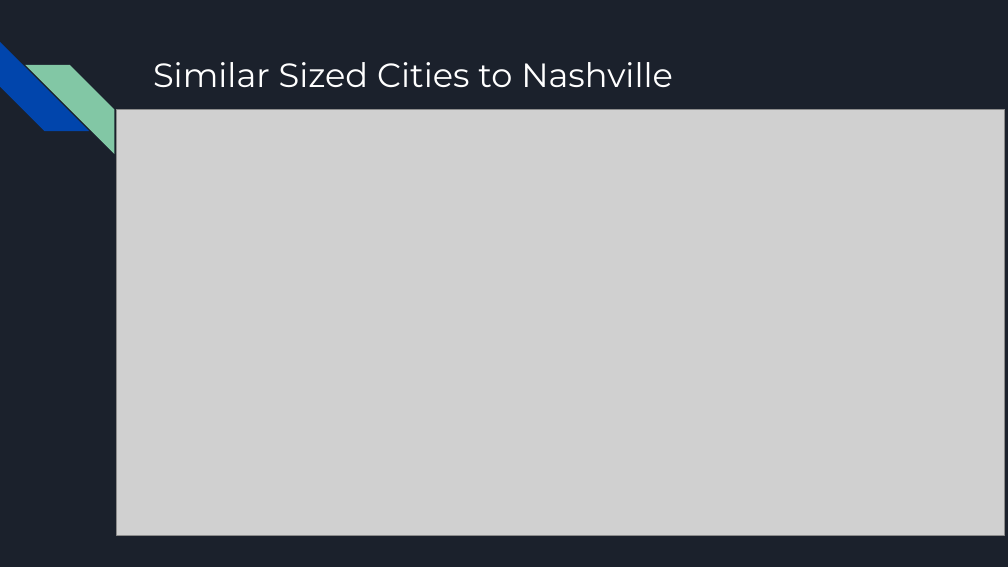
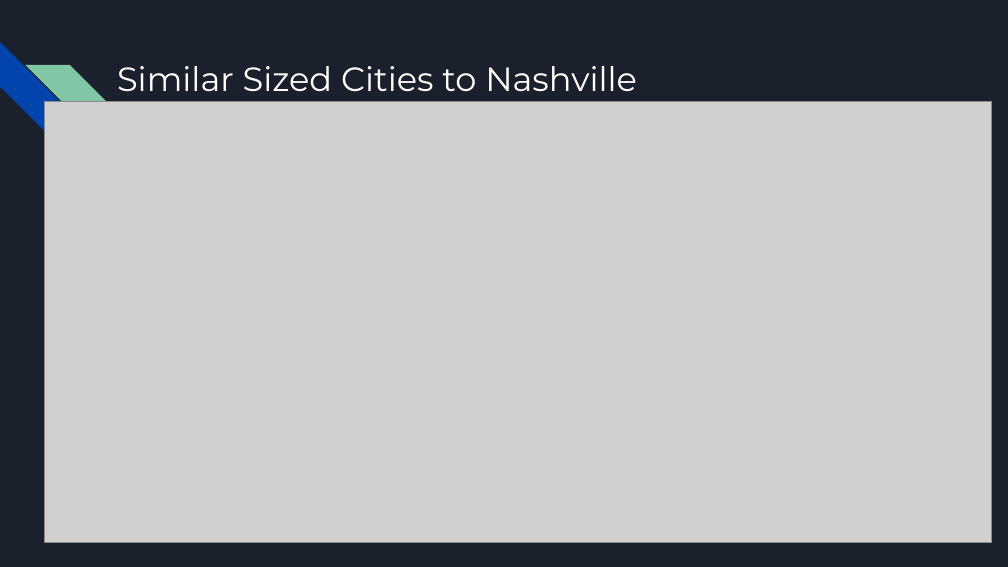
Before and after one commit to tye642/nashville_public_transportation, a slide deck: slide 4 of Capstone Presentation.pptx (slide 3 before the commit). Drawn at 1008x567 pixels with LibreOffice and Linux fonts; fonts in the diff are those of the drawing; grey boxes stand for pictures. Boxes give left, top, right and bottom in pixels: in the first picture for what was removed or moved away, otherwise in the second. Text is boxed around its words. In the diff, an @@ line names an element or a change of style, - is before the commit and + after.

```diff
--- a/Capstone Presentation.pptx
+++ b/Capstone Presentation.pptx
@@ title "Similar Sized Cities to Nashville": place and size @@
-title "Similar Sized Cities to Nashville" at box(153, 62, 673, 88)
+title "Similar Sized Cities to Nashville" at box(117, 66, 637, 92)
@@ picture: place and size @@
-picture at box(117, 109, 1005, 535)
+picture at box(45, 102, 993, 542)
```
Also in this commit, not shown: 9 other slides changed, 2 slides added, 1 other file.
